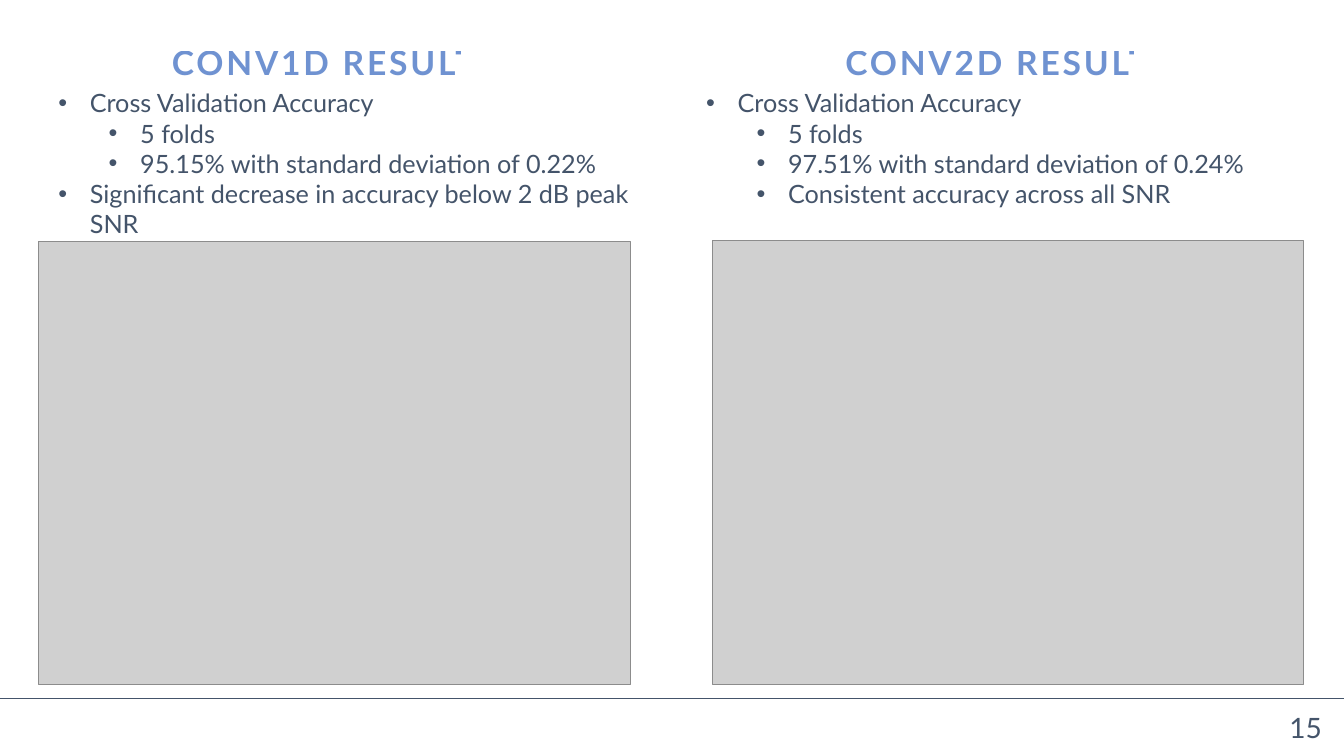
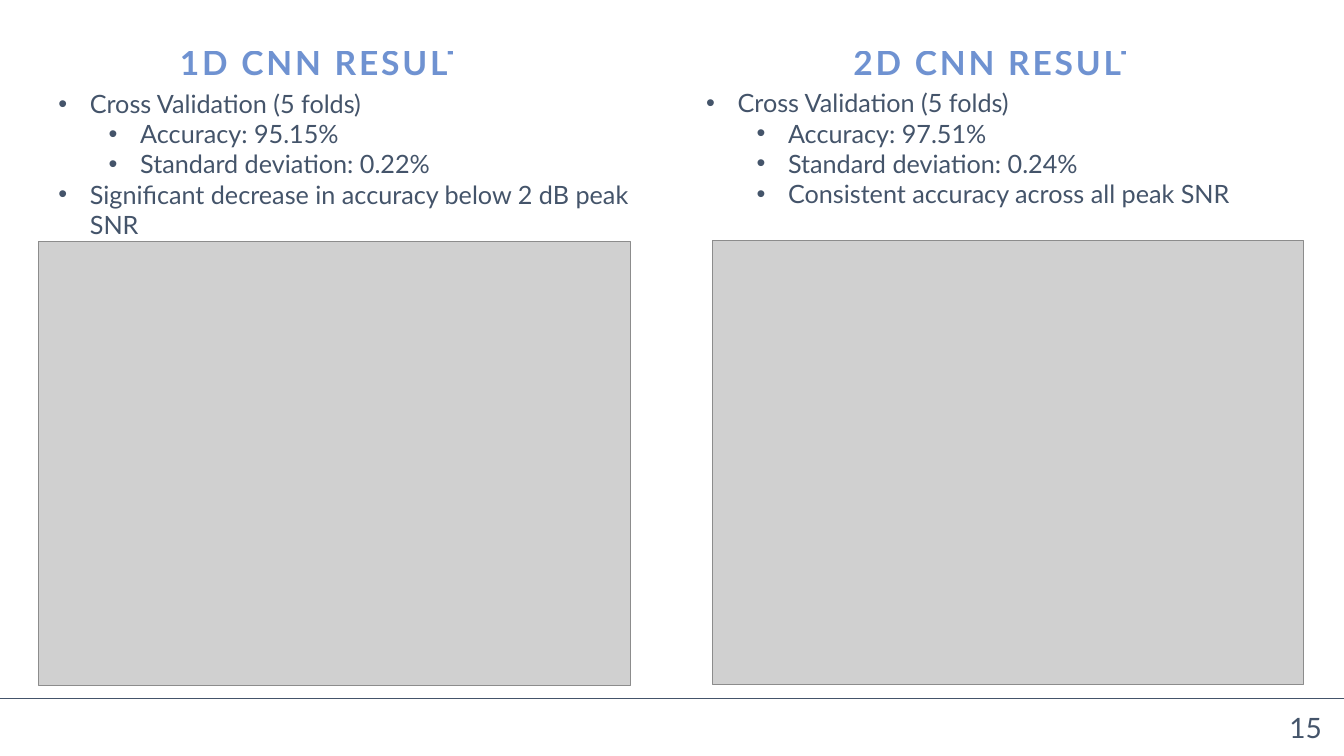
Before and after one commit to cbell14/ELE_594, a slide deck: slide 15 of Classification_of_Harmonics_Using_ML_v1.pptx. Drawn at 1344x756 pixels with LibreOffice and Linux fonts; fonts in the diff are those of the drawing; grey boxes stand for pictures. Boxes give left, top, right and bottom in pixels: in the first picture for what was removed or moved away, otherwise in the second. Text is boxed around its words. In the diff, an @@ line names an element or a change of style, - is before the commit and + after.

```diff
--- a/Classification_of_Harmonics_Using_ML_v1.pptx
+++ b/Classification_of_Harmonics_Using_ML_v1.pptx
@@ text at (x1=180, y1=51, x2=489, y2=75): text changed @@
-CONV1D RESULTS
+1D CNN RESULTS
@@ text at (x1=853, y1=51, x2=1162, y2=75): text changed @@
-CONV2D RESULTS
+2D CNN RESULTS
@@ text at (x1=90, y1=94, x2=430, y2=173): text changed @@
-• Cross Validation Accuracy
-  • 5 folds
-  • 95.15% with standard deviation of 0.22%
+• Cross Validation (5 folds)
+  • Accuracy: 95.15%
+  • Standard deviation: 0.22%
@@ text at (x1=738, y1=92, x2=1230, y2=208): text changed @@
-• Cross Validation Accuracy
-  • 5 folds
-  • 97.51% with standard deviation of 0.24%
-  • Consistent accuracy across all SNR
+• Cross Validation (5 folds)
+  • Accuracy: 97.51%
+  • Standard deviation: 0.24%
+  • Consistent accuracy across all peak SNR
```
Also in this commit, not shown: 4 other slides changed, 2 other files.
